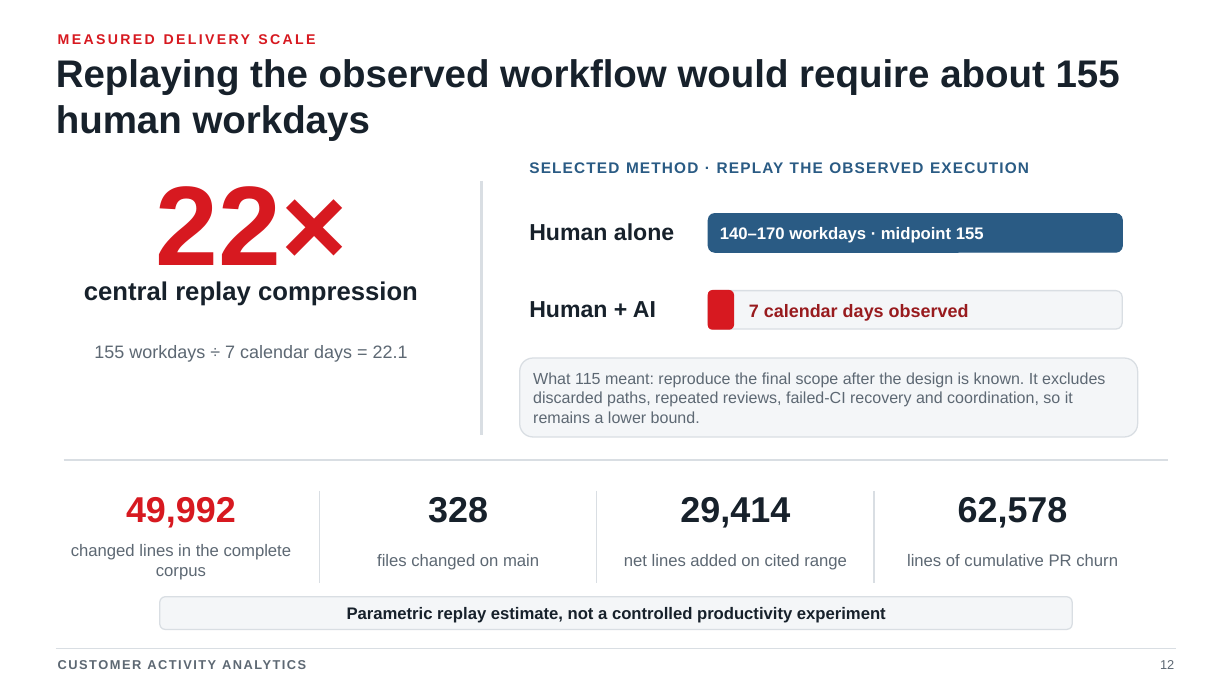
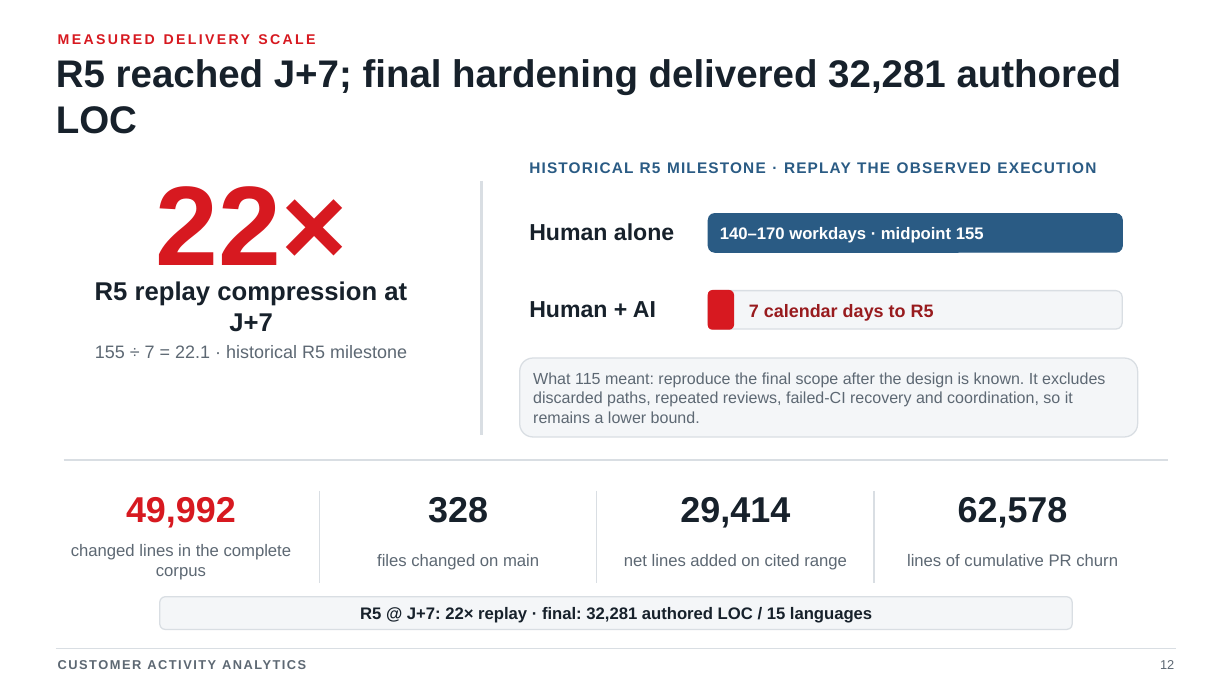
Before and after one commit to jdoe-dev-159753/specgraph-reference-app, a slide deck: slide 12 of docs/presentation/output/SpecGraph_presentation_working_v0.8.pptx. Drawn at 1232x693 pixels with LibreOffice and Linux fonts; fonts in the diff are those of the drawing. Boxes give left, top, right and bottom in pixels: in the first picture for what was removed or moved away, otherwise in the second. Text is boxed around its words. In the diff, an @@ line names an element or a change of style, - is before the commit and + after.

```diff
--- a/docs/presentation/output/SpecGraph_presentation_working_v0.8.pptx
+++ b/docs/presentation/output/SpecGraph_presentation_working_v0.8.pptx
@@ text at (x1=56, y1=59, x2=1121, y2=134): text changed @@
-Replaying the observed workflow would require about 155 human workdays
+R5 reached J+7; final hardening delivered 32,281 authored LOC
@@ text at (x1=529, y1=162, x2=1096, y2=173): text changed @@
-SELECTED METHOD · REPLAY THE OBSERVED EXECUTION
+HISTORICAL R5 MILESTONE · REPLAY THE OBSERVED EXECUTION
@@ text at (x1=95, y1=281, x2=407, y2=332): text changed @@
-central replay compression
+R5 replay compression at J+7
@@ text at (x1=749, y1=304, x2=934, y2=321): text changed @@
-7 calendar days observed
+7 calendar days to R5
@@ text at (x1=95, y1=345, x2=407, y2=358): text changed @@
-155 workdays ÷ 7 calendar days = 22.1
+155 ÷ 7 = 22.1 · historical R5 milestone
@@ text at (x1=360, y1=607, x2=872, y2=623): text changed @@
-Parametric replay estimate, not a controlled productivity experiment
+R5 @ J+7: 22× replay · final: 32,281 authored LOC / 15 languages
```
Also in this commit, not shown: 1 other slide changed, 1 other file.
